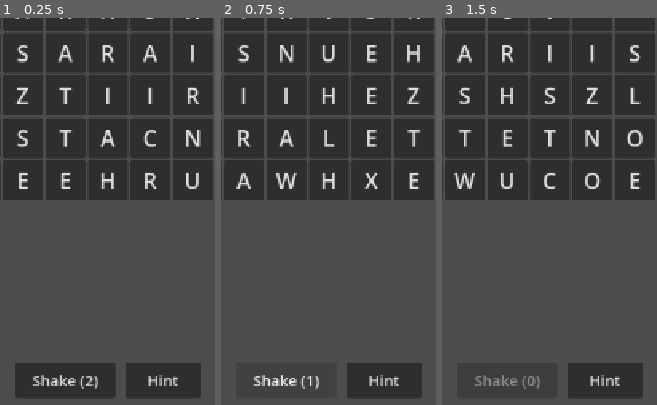
Above: before the commit, frames 1-3 (left to right).
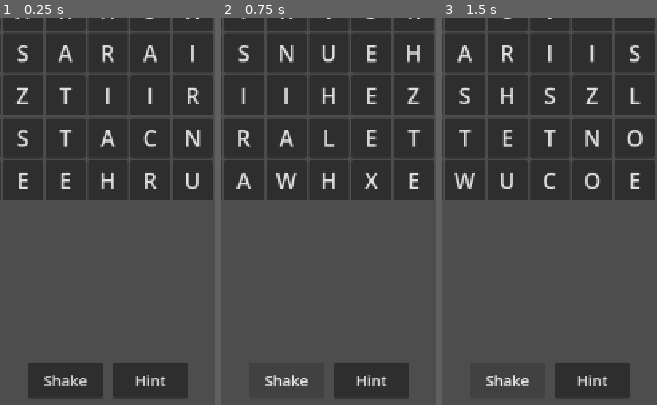
Above: after the commit, the same moments.

Repository: lux-sp4rk/wrdfall
Game: Godot game, scene res://scenes/LoomDrop.tscn
The game is run twice, just before and just after one commit, with the same random seed, the same clock (stepped at 60 frames per second) and the same inputs.
Inputs:
- Up to frame 1 (0.25 s): no input
- Up to frame 2 (0.75 s): click "Shake (2)" (after the commit: "Shake") at 0.5 s
- Up to frame 3 (1.5 s): click "Shake (1)" (after the commit: "Shake") at 1.25 s
The pictures show only the part of the screen within x 25-75%, y 50-100%; the shares and areas given below are measured in that part.

The runs differ from the first frame. In frame 1, 2.8% of the frame differs, in the area x 6-94%, y 89-98%; in frame 2, 1.9%; in frame 3, 1.9%.

Commit message:
feat: Change shake to unlimited uses
- Remove shake counter limit (was 2 per game)
- Update button text to "Shake" without counter
- Players can now shake grid at any time during gameplay
- Shake only disabled when game is over

Co-Authored-By: Claude Sonnet 4.5 <noreply@anthropic.com>

Diff:
--- a/godot/scenes/LoomDrop.tscn
+++ b/godot/scenes/LoomDrop.tscn
@@ -69,10 +69,10 @@
 
 [node name="ShakeButton" type="Button" parent="MarginContainer/VBox/ActionButtons"]
 unique_name_in_owner = true
-custom_minimum_size = Vector2(160, 56)
+custom_minimum_size = Vector2(120, 56)
 layout_mode = 2
 theme_override_font_sizes/font_size = 24
-text = "Shake (2)"
+text = "Shake"
 
 [node name="HintButton" type="Button" parent="MarginContainer/VBox/ActionButtons"]
 unique_name_in_owner = true
--- a/godot/scripts/LoomDrop.gd
+++ b/godot/scripts/LoomDrop.gd
@@ -10,7 +10,6 @@
 const COLS: int = 7
 const MIN_WORD_LENGTH: int = 3
 const INITIAL_FILL_ROWS: int = 5
-const INITIAL_SHAKES: int = 2
 
 var grid: Array = []       # 2D [row][col] of String
 var buttons: Array = []    # 2D [row][col] of Button
@@ -53,7 +52,6 @@
 
 var drop_timer: Timer
 var game_over: bool = false
-var shake_count: int = INITIAL_SHAKES
 
 # Rescue word drip-feed: when no valid word exists, bias drops to build one
 var _rescue_word: String = ""
@@ -66,7 +64,6 @@
 	_build_weighted_bag()
 	_initialize_grid()
 	_update_score_display()
-	_update_shake_button()
 	_start_drop_timer()
 
 	# Connect buttons
@@ -423,18 +420,11 @@
 # --- Shake Button ---
 
 func _on_shake_pressed() -> void:
-	if shake_count <= 0:
+	if game_over:
 		return
 
-	shake_count -= 1
 	_shake_grid()
-	_update_shake_button()
 	word_label.text = "Grid shaken!"
-
-
-func _update_shake_button() -> void:
-	shake_button.text = "Shake (%d)" % shake_count
-	shake_button.disabled = shake_count <= 0
 
 
 func _shake_grid() -> void:
